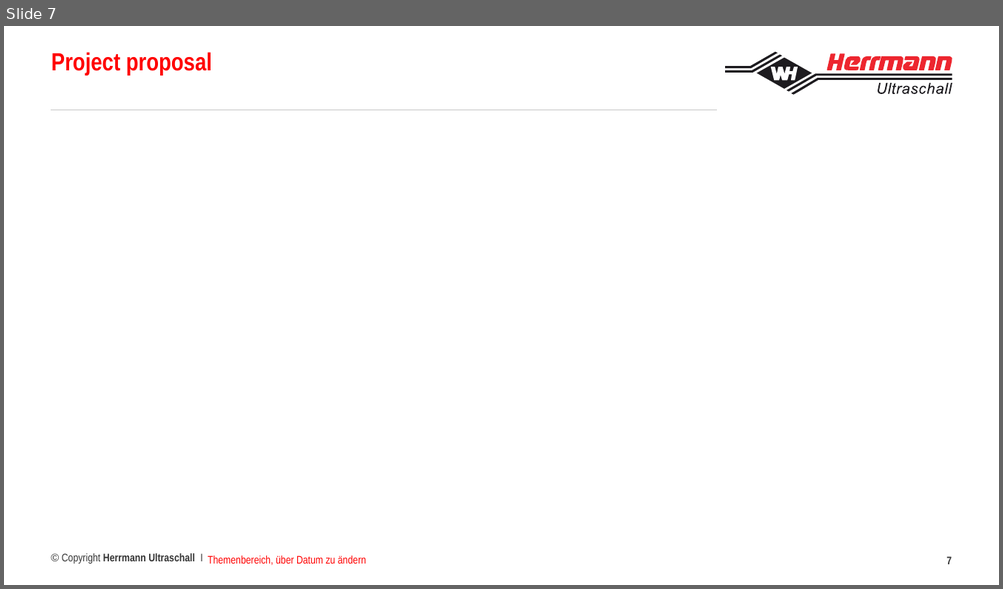
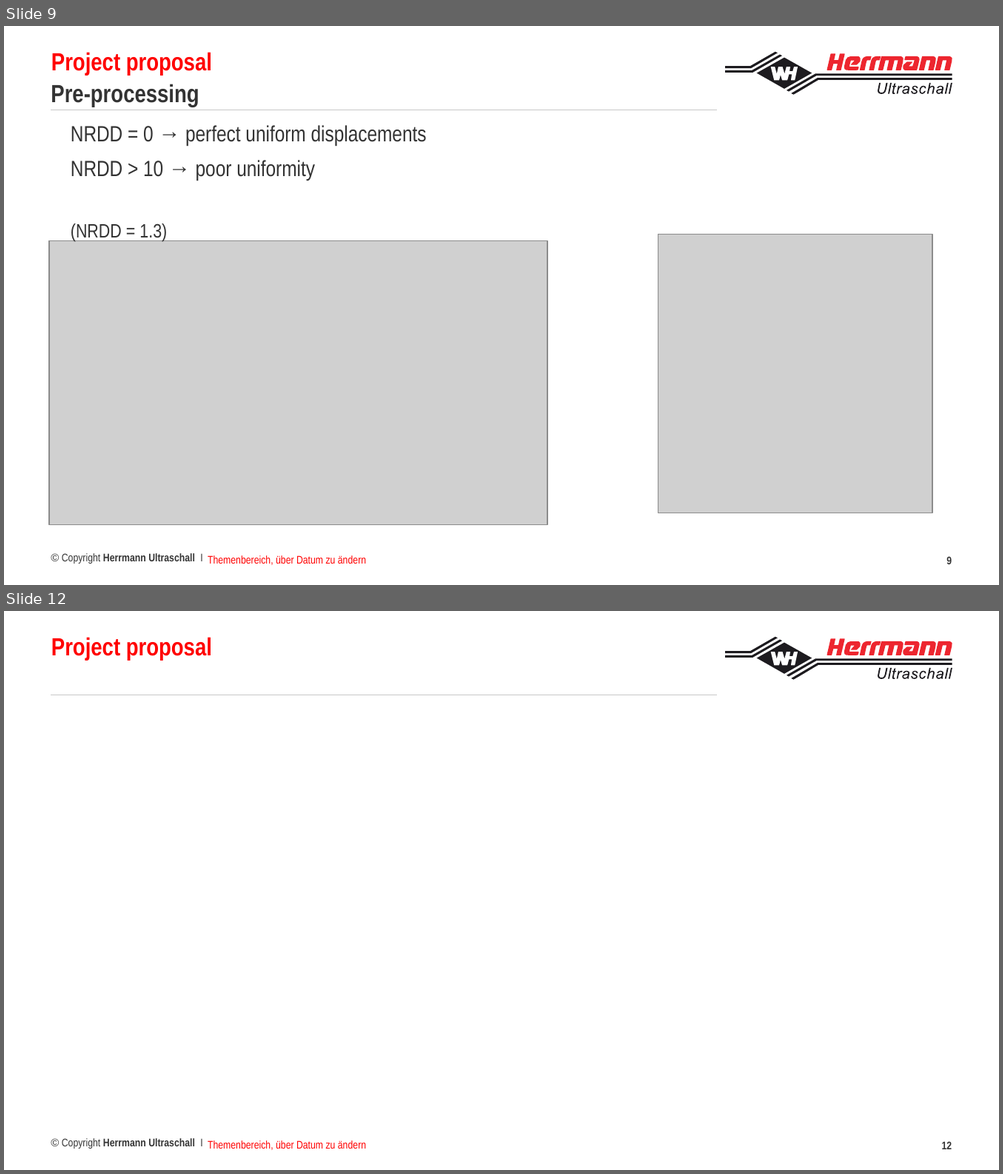
Before and after one commit to francoisbrouet/sep24_cds_int_us-welding, a slide deck: defense/Project defense Francois Brouet.pptx. Shown one above the other, each under a label of ours: slide 7 before the commit, slides 9 and 12 after it; the slides between them are not shown. The pictures are 1003x589 and 1003x1174 pixels, drawn with LibreOffice and Linux fonts; fonts in the diff are those of the drawing; grey boxes stand for pictures; background and template pictures are left out. Boxes give left, top, right and bottom in pixels: in the first picture for what was removed or moved away, otherwise in the second. Text is boxed around its words. In the diff, an @@ line names an element or a change of style, - is before the commit and + after.

```diff
--- a/defense/Project defense Francois Brouet.pptx
+++ b/defense/Project defense Francois Brouet.pptx
@@ slide 9 added at box(4, 26, 999, 585), background picture (left out); not listed: 27 template elements that a slide beside it also shows @@
@@ text added at box(51, 52, 212, 75), 18 pt, text #FF0000, bold @@
+Project proposal
@@ title added at box(51, 84, 199, 107), 18 pt, text #333333, bold @@
+Pre-processing
@@ text added at box(71, 125, 427, 181), 16 pt, text #333333 @@
+  NRDD = 0 → perfect uniform displacements
+  NRDD > 10 → poor uniformity
@@ text added at box(71, 224, 167, 242), 14 pt, text #333333 @@
+(NRDD = 1.3)
@@ picture added at box(48, 241, 547, 526) @@
@@ picture added at box(657, 235, 932, 514) @@
@@ text added at box(208, 556, 366, 565), 8 pt, text #FF0000 @@
+Themenbereich, über Datum zu ändern
@@ page number added at box(946, 557, 951, 565), 8 pt, text #333333, bold @@
+9
@@ what was slide 7 is now slide 12 @@
@@ page number at box(942, 1142, 952, 1150): text changed @@
-7
+12
```
Also in this commit, not shown: 3 slides changed, 3 other slides added, 3 other files.
